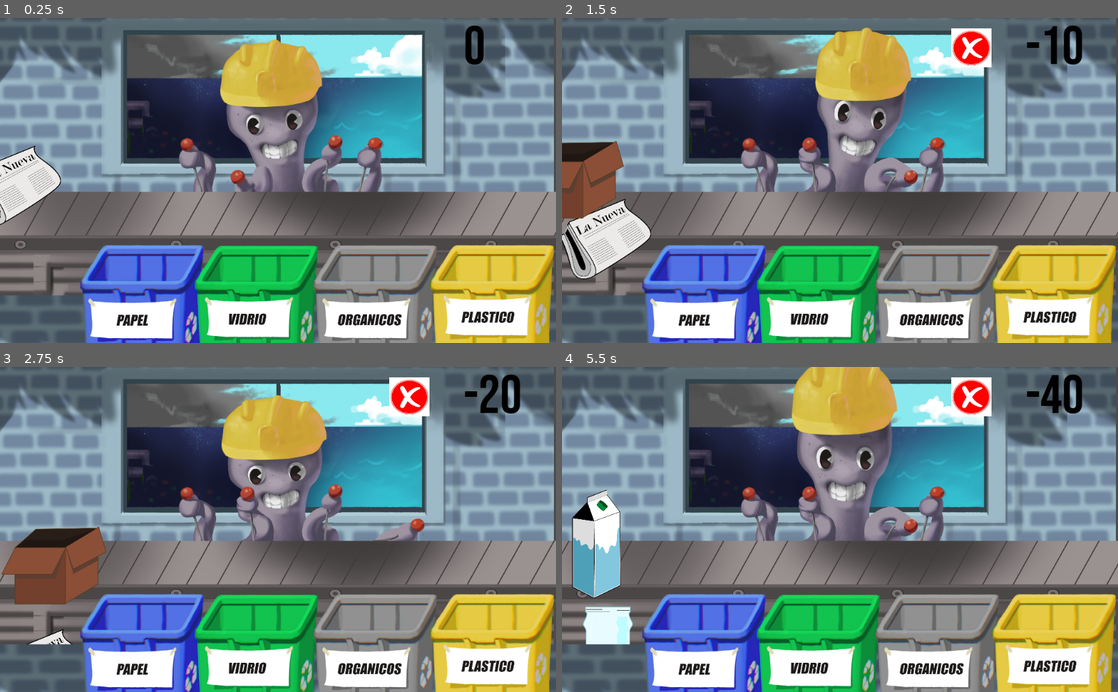
Above: before the commit, frames 1-4 (two rows, left to right).
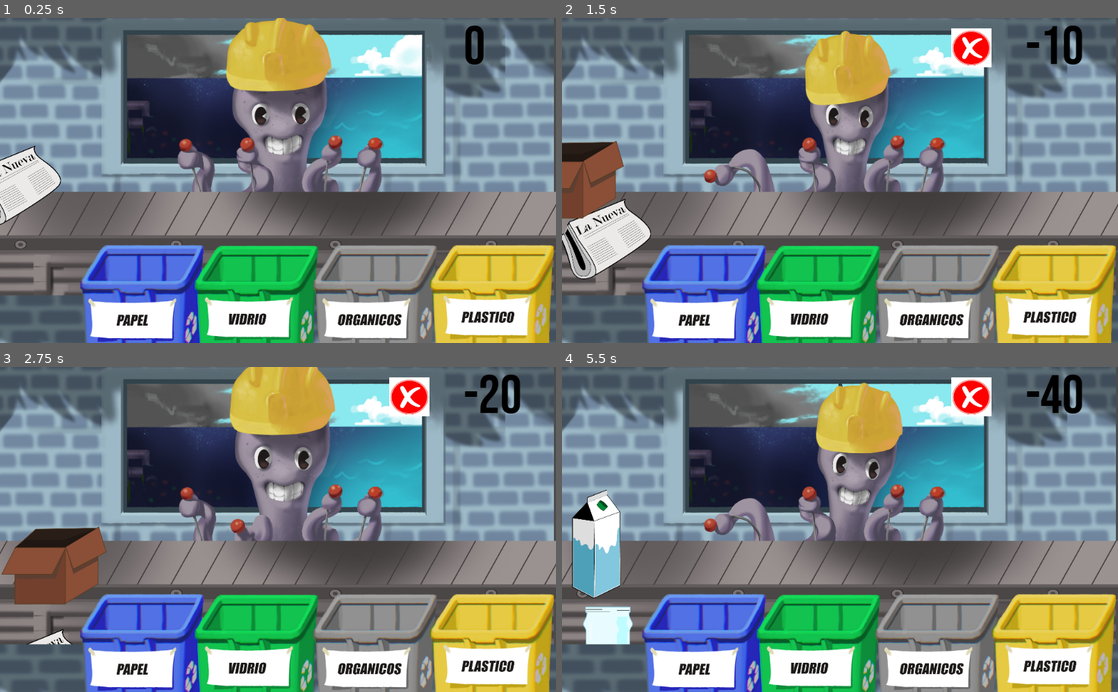
Above: after the commit, the same moments.

Repository: caburet/greenpulpinc
Game: Godot game, scene res://main.tscn
Same seed, same stepped clock (60 frames per second), same inputs: the game is played once before the commit and once after it.
Inputs (mouse positions are in pixels of both pictures, inside the frame that each line leads up to):
- Up to frame 1 (0.25 s): no input
- Up to frame 2 (1.5 s): tap Enter at 0.5 s; move the mouse to (595, 180) at 0.52 s; click (595, 180) at 0.67 s; move the mouse to (728, 196) at 1.27 s; click (728, 196) at 1.42 s
- Up to frame 3 (2.75 s): move the mouse to (33, 529) at 2.02 s; click (33, 529) at 2.17 s
- Up to frame 4 (5.5 s): move the mouse to (812, 594) at 2.77 s; click (812, 594) at 2.92 s; move the mouse to (595, 529) at 3.52 s; click (595, 529) at 3.67 s; move the mouse to (673, 480) at 4.27 s; click (673, 480) at 4.42 s; move the mouse to (595, 529) at 5.02 s; click (595, 529) at 5.17 s

The runs differ from the first frame. In frame 1, 6.1% of the frame differs, in the area x 1-100%, y 0-67%; in frame 2, 6.4%; in frame 3, 7.6%; in frame 4, 7.7%, in the area x 0-100%, y 0-67%.

Commit message:
Agrego escenes de inicio fin

Diff:
--- /dev/null
+++ b/Creditos.gd
@@ -0,0 +1,19 @@
+extends Node2D
+
+# Declare member variables here. Examples:
+# var a = 2
+# var b = "text"
+
+# Called when the node enters the scene tree for the first time.
+func _ready():
+	pass # Replace with function body.
+
+# Called every frame. 'delta' is the elapsed time since the previous frame.
+#func _process(delta):
+#	pass
+
+
+func _on_Area2D_input_event(viewport, event, shape_idx):
+	if event.is_pressed():
+		get_tree().change_scene("res://Start.tscn")
+	pass # Replace with function body.
--- /dev/null
+++ b/Creditos.tscn
@@ -0,0 +1,25 @@
+[gd_scene load_steps=4 format=2]
+
+[ext_resource path="res://Creditos.gd" type="Script" id=1]
+[ext_resource path="res://assets/CREDITOS.jpg" type="Texture" id=2]
+
+[sub_resource type="RectangleShape2D" id=1]
+extents = Vector2( 539.735, 349.228 )
+
+[node name="Creditos" type="Node2D"]
+script = ExtResource( 1 )
+
+[node name="Sprite" type="Sprite" parent="."]
+position = Vector2( 512.621, 297.024 )
+scale = Vector2( 0.530844, 0.55312 )
+texture = ExtResource( 2 )
+
+[node name="Area2D" type="Area2D" parent="."]
+
+[node name="CollisionShape2D" type="CollisionShape2D" parent="Area2D"]
+position = Vector2( 516.337, 314.887 )
+shape = SubResource( 1 )
+__meta__ = {
+"_edit_group_": true
+}
+[connection signal="input_event" from="Area2D" to="." method="_on_Area2D_input_event"]
--- /dev/null
+++ b/Fin.gd
@@ -0,0 +1,19 @@
+extends Node2D
+
+# Declare member variables here. Examples:
+# var a = 2
+# var b = "text"
+
+# Called when the node enters the scene tree for the first time.
+func _ready():
+	pass # Replace with function body.
+
+# Called every frame. 'delta' is the elapsed time since the previous frame.
+#func _process(delta):
+#	pass
+
+
+func _on_Area2D_input_event(viewport, event, shape_idx):
+	if event.is_pressed():
+		get_tree().change_scene("res://Creditos.tscn")
+	pass # Replace with function body.
--- /dev/null
+++ b/Fin.tscn
@@ -0,0 +1,26 @@
+[gd_scene load_steps=4 format=2]
+
+[ext_resource path="res://Fin.gd" type="Script" id=1]
+[ext_resource path="res://assets/ganaste.jpg" type="Texture" id=2]
+
+[sub_resource type="RectangleShape2D" id=1]
+extents = Vector2( 613.068, 303.208 )
+
+[node name="Fin" type="Node2D"]
+script = ExtResource( 1 )
+
+[node name="Area2D" type="Area2D" parent="."]
+position = Vector2( 559.223, 301.468 )
+
+[node name="CollisionShape2D" type="CollisionShape2D" parent="Area2D"]
+position = Vector2( -33.4037, 1.67023 )
+shape = SubResource( 1 )
+__meta__ = {
+"_edit_group_": true
+}
+
+[node name="Sprite" type="Sprite" parent="."]
+position = Vector2( 515.51, 299.207 )
+scale = Vector2( 0.534543, 0.55164 )
+texture = ExtResource( 2 )
+[connection signal="input_event" from="Area2D" to="." method="_on_Area2D_input_event"]
--- /dev/null
+++ b/Start.gd
@@ -0,0 +1,19 @@
+extends Node2D
+
+# Declare member variables here. Examples:
+# var a = 2
+# var b = "text"
+
+# Called when the node enters the scene tree for the first time.
+func _ready():
+	pass # Replace with function body.
+
+# Called every frame. 'delta' is the elapsed time since the previous frame.
+#func _process(delta):
+#	pass
+
+
+func _on_Area2D_input_event(viewport, event, shape_idx):
+	if event.is_pressed():
+		get_tree().change_scene("res://main.tscn")
+	pass # Replace with function body.
--- /dev/null
+++ b/Start.tscn
@@ -0,0 +1,25 @@
+[gd_scene load_steps=4 format=2]
+
+[ext_resource path="res://Start.gd" type="Script" id=1]
+[ext_resource path="res://assets/start.jpg" type="Texture" id=2]
+
+[sub_resource type="RectangleShape2D" id=1]
+extents = Vector2( 120.272, 42.2542 )
+
+[node name="Start" type="Node2D"]
+script = ExtResource( 1 )
+
+[node name="Sprite" type="Sprite" parent="."]
+position = Vector2( 512.646, 300.714 )
+scale = Vector2( 0.531324, 0.555688 )
+texture = ExtResource( 2 )
+
+[node name="Area2D" type="Area2D" parent="."]
+
+[node name="CollisionShape2D" type="CollisionShape2D" parent="Area2D"]
+position = Vector2( 487.181, 508.939 )
+shape = SubResource( 1 )
+__meta__ = {
+"_edit_group_": true
+}
+[connection signal="input_event" from="Area2D" to="." method="_on_Area2D_input_event"]
--- a/main.gd
+++ b/main.gd
@@ -25,6 +25,7 @@
 		$"ok/Sprite5".show()
 		Globals.showok = false
 		$"ok/Timerok".start()
+		get_tree().change_scene( "res://Fin.tscn")
 	if (Globals.shownotok):
 		$"notok/Sprite6".show()
 		Globals.shownotok = false
@@ -42,3 +43,6 @@
 	$"ok/Sprite5".hide()
 	$"ok/Timerok".stop()
 	pass # Replace with function body.
+
+func terminar():
+	get_tree().change_scene( "res://creditos.tscn")
--- a/main.tscn
+++ b/main.tscn
@@ -127,7 +127,7 @@
 z_index = -10
 frames = SubResource( 2 )
 animation = "Default"
-frame = 6
+frame = 9
 speed_scale = 2.0
 playing = true
 
@@ -137,7 +137,7 @@
 position = Vector2( 521.238, 266.346 )
 scale = Vector2( 0.3, 0.3 )
 frames = SubResource( 3 )
-frame = 1
+frame = 4
 playing = true
 
 [node name="cinta" type="Node" parent="."]
@@ -146,7 +146,7 @@
 position = Vector2( 506.918, 376.609 )
 scale = Vector2( 0.4, 0.3 )
 frames = SubResource( 4 )
-frame = 5
+frame = 2
 speed_scale = 2.0
 playing = true
 
Binary file added: assets/CREDITOS.jpg
Not shown, added: assets/CREDITOS.jpg.import
Binary file added: assets/Pulpo.jpg
Not shown, added: assets/Pulpo.jpg.import
Binary file added: assets/bien.png
Not shown, added: assets/bien.png.import
Binary file added: assets/cinta.png
Not shown, added: assets/cinta.png.import
Binary file added: assets/fondo.jpg
Not shown, added: assets/fondo.jpg.import
Binary file added: assets/fondoarriba.jpg
Not shown, added: assets/fondoarriba.jpg.import
(and 19 more such lines)
